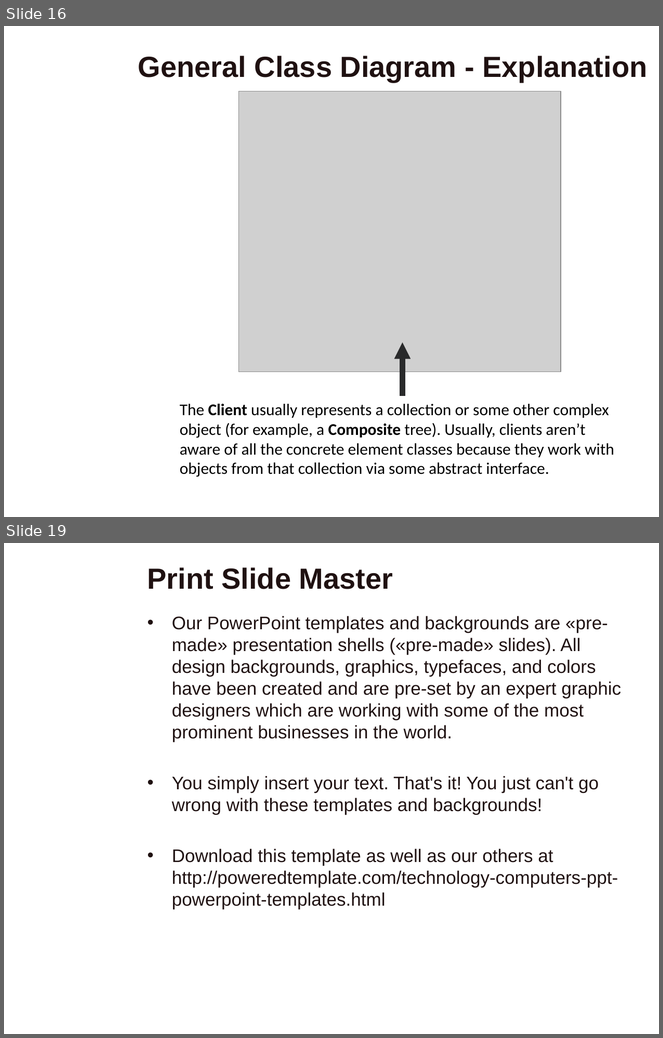
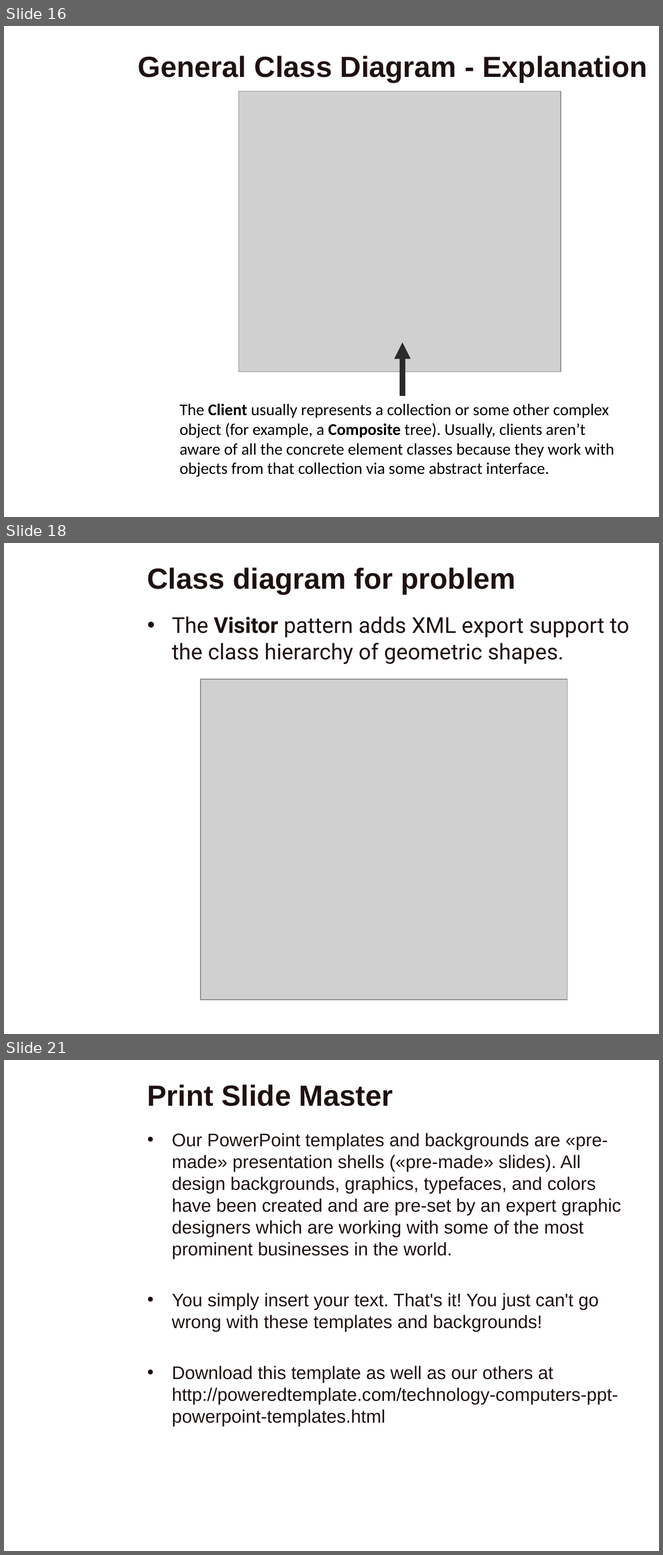
Before and after one commit to VThanhPhuc/CS202-Group-9, a slide deck: Design Pattern.pptx. Shown one above the other, each under a label of ours: slides 16 and 19 before the commit, slides 16, 18 and 21 after it; the slides between them are not shown. The pictures are 663x1038 and 663x1555 pixels, drawn with LibreOffice and Linux fonts; fonts in the diff are those of the drawing; grey boxes stand for pictures; background and template pictures are left out. Boxes give left, top, right and bottom in pixels: in the first picture for what was removed or moved away, otherwise in the second. Text is boxed around its words. In the diff, an @@ line names an element or a change of style, - is before the commit and + after.

```diff
--- a/Design Pattern.pptx
+++ b/Design Pattern.pptx
@@ slide 18 added at bbox=[4, 543, 659, 1034], background picture (left out) @@
@@ title added at bbox=[148, 567, 516, 594], 32 pt, text #1F1111, bold @@
+Class diagram for problem
@@ text added at bbox=[172, 616, 630, 664], 24 pt, text #1F1111 @@
+• The Visitor pattern adds XML export support to the class hierarchy of geometric shapes.
@@ picture added at bbox=[201, 679, 568, 1000] @@
@@ what was slide 19 is now slide 21 @@
```
Also in this commit, not shown: 3 other slides added.
